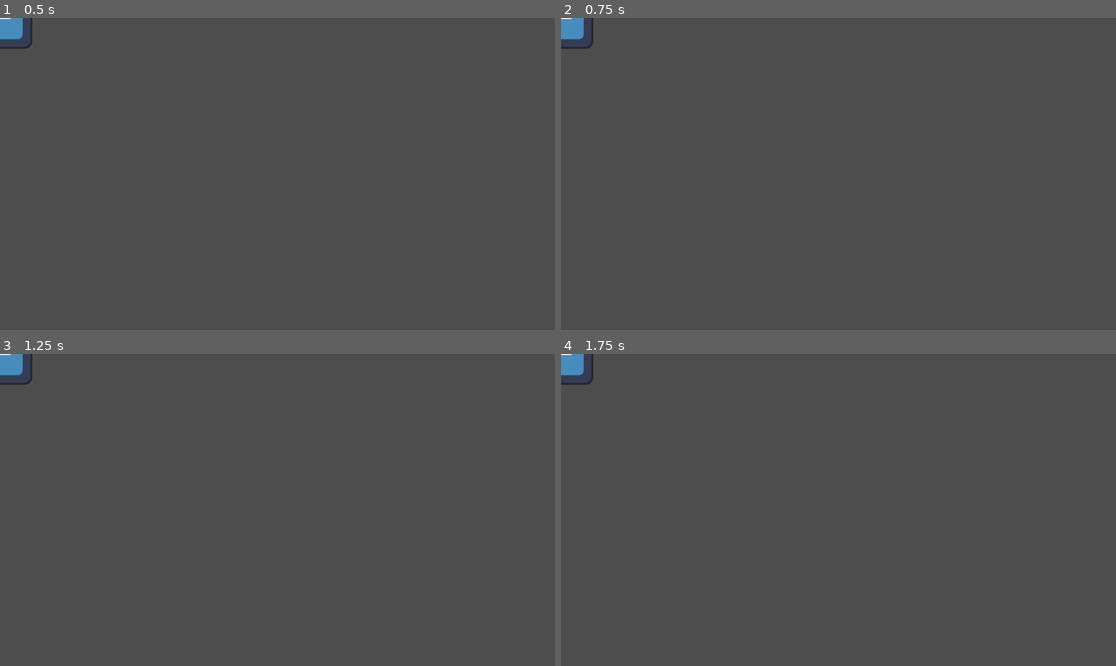
Above: before the commit, frames 1-4 (two rows, left to right).
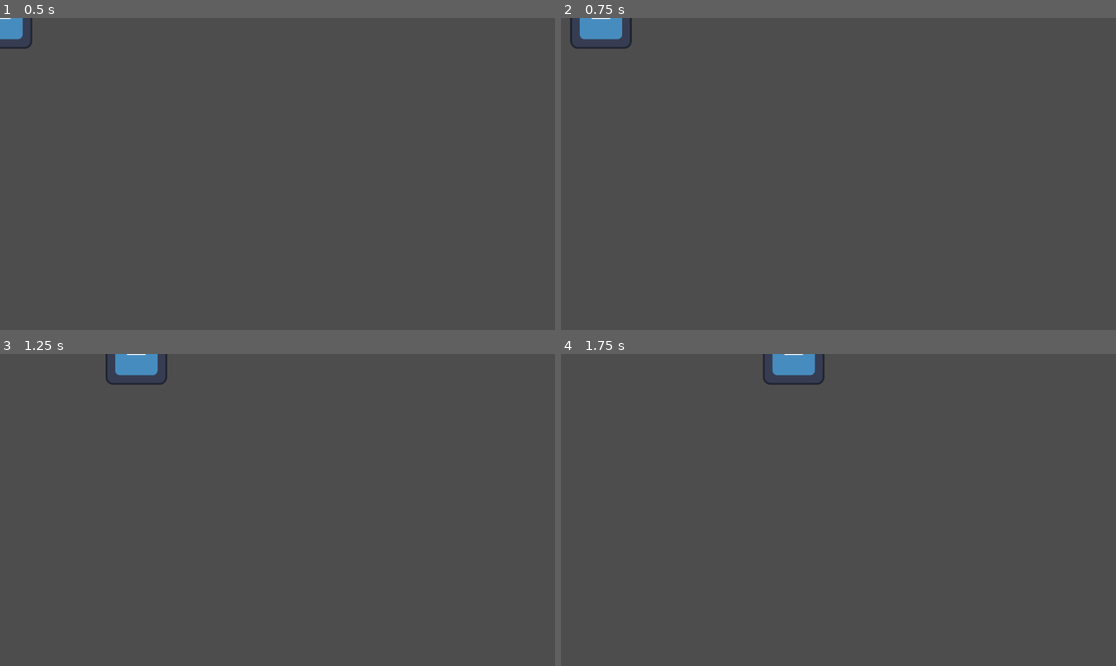
Above: after the commit, the same moments.

Repository: sthoni/winter_melonJam2023
Game: Godot game, scene res://level.tscn
The game is run twice, just before and just after one commit, with the same random seed, the same clock (stepped at 60 frames per second) and the same inputs. The project has no main scene, so this scene is started directly. The engine's default icon, where the game draws it, is replaced by a stand-in: a white triangle on a blue panel in a dark square.
Inputs (mouse positions are in pixels of both pictures, inside the frame that each line leads up to):
- Up to frame 1 (0.5 s): no input
- Up to frame 2 (0.75 s): tap Enter (ui_accept) at 0.5 s; move the mouse to (960, 158) at 0.52 s; hold D (ui_right) from 0.53 s (still down); hold E (ui_enchant, bound only after the commit) from 0.53 s (still down)
- Up to frame 3 (1.25 s): keep holding D (ui_right); keep holding E (ui_enchant, bound only after the commit); tap Enter (ui_accept) at 0.77, 0.8, 1.07 s
- Up to frame 4 (1.75 s): keep holding D (ui_right); move the mouse to (727, 525) at 1.27 s; release E (ui_enchant, bound only after the commit) at 1.28 s; tap Enter (ui_accept) at 1.35, 1.52 s; tap E (ui_enchant, bound only after the commit) at 1.55 s

Frame 1 is identical in both runs. In frame 2, 0.8% of the frame differs, in the area x 0-13%, y 0-10%; in frame 3, 1.0%; in frame 4, 1.0%, in the area x 0-48%, y 0-10%.

Commit message:
controls initiated

Diff:
--- /dev/null
+++ b/CharacterBody2D.gd
@@ -0,0 +1,58 @@
+extends CharacterBody2D
+
+@export var speed = 400 # speed in pixels/sec
+@export var rotation_speed = 1.5
+var target = Vector2.ZERO
+var rotation_direction = 0
+var enchanted = false
+var enchant = false
+const STANDARD_ROT_SPEED = 0.1
+
+func magicspell():
+	if enchanted:
+		return -1
+	return 1
+
+func rot_speed():
+	var rots = STANDARD_ROT_SPEED * magicspell()
+	return rots
+
+func get_input():
+	#rotation_direction = Input.get_axis("left", "right")
+	#velocity = transform.x * Input.get_axis("down", "up") * speed
+	#target = get_global_mouse_position()
+	target = Input.get_axis("ui_turn_left", "ui_turn_right")
+	enchanted = Input.is_action_pressed("ui_enchant")
+	var input_direction = Input.get_vector("ui_left", "ui_right", "ui_up", "ui_down")
+	velocity = input_direction * speed
+
+func _physics_process(delta):
+	get_input()
+	rotation += target * rot_speed()
+	move_and_slide()
+#
+#const SPEED = 300.0
+#const JUMP_VELOCITY = -400.0
+#
+## Get the gravity from the project settings to be synced with RigidBody nodes.
+#var gravity = ProjectSettings.get_setting("physics/2d/default_gravity")
+#
+#
+#func _physics_process(delta):
+	## Add the gravity.
+	#if not is_on_floor():
+		#velocity.y += gravity * delta
+#
+	## Handle jump.
+	#if Input.is_action_just_pressed("ui_accept") and is_on_floor():
+		#velocity.y = JUMP_VELOCITY
+#
+	## Get the input direction and handle the movement/deceleration.
+	## As good practice, you should replace UI actions with custom gameplay actions.
+	#var direction = Input.get_axis("ui_left", "ui_right")
+	#if direction:
+		#velocity.x = direction * SPEED
+	#else:
+		#velocity.x = move_toward(velocity.x, 0, SPEED)
+#
+	#move_and_slide()
--- a/character.tscn
+++ b/character.tscn
@@ -1,10 +1,12 @@
-[gd_scene load_steps=2 format=3 uid="uid://kbea53ahbnb4"]
+[gd_scene load_steps=3 format=3 uid="uid://kbea53ahbnb4"]
 
+[ext_resource type="Script" path="res://CharacterBody2D.gd" id="1_4q0yo"]
 [ext_resource type="Texture2D" uid="uid://ccap5h1w0knhr" path="res://icon.svg" id="1_w23ju"]
 
 [node name="Node2D" type="Node2D"]
 
 [node name="CharacterBody2D" type="CharacterBody2D" parent="."]
+script = ExtResource("1_4q0yo")
 
 [node name="Icon" type="Sprite2D" parent="CharacterBody2D"]
 position = Vector2(3, 0)
--- a/project.godot
+++ b/project.godot
@@ -18,16 +18,14 @@
 
 ui_left={
 "deadzone": 0.5,
-"events": [Object(InputEventKey,"resource_local_to_scene":false,"resource_name":"","device":0,"window_id":0,"alt_pressed":false,"shift_pressed":false,"ctrl_pressed":false,"meta_pressed":false,"pressed":false,"keycode":4194319,"physical_keycode":0,"key_label":0,"unicode":0,"echo":false,"script":null)
-, Object(InputEventJoypadButton,"resource_local_to_scene":false,"resource_name":"","device":0,"button_index":13,"pressure":0.0,"pressed":false,"script":null)
+"events": [Object(InputEventJoypadButton,"resource_local_to_scene":false,"resource_name":"","device":0,"button_index":13,"pressure":0.0,"pressed":false,"script":null)
 , Object(InputEventJoypadMotion,"resource_local_to_scene":false,"resource_name":"","device":0,"axis":0,"axis_value":-1.0,"script":null)
 , Object(InputEventKey,"resource_local_to_scene":false,"resource_name":"","device":-1,"window_id":0,"alt_pressed":false,"shift_pressed":false,"ctrl_pressed":false,"meta_pressed":false,"pressed":false,"keycode":0,"physical_keycode":65,"key_label":0,"unicode":97,"echo":false,"script":null)
 ]
 }
 ui_right={
 "deadzone": 0.5,
-"events": [Object(InputEventKey,"resource_local_to_scene":false,"resource_name":"","device":0,"window_id":0,"alt_pressed":false,"shift_pressed":false,"ctrl_pressed":false,"meta_pressed":false,"pressed":false,"keycode":4194321,"physical_keycode":0,"key_label":0,"unicode":0,"echo":false,"script":null)
-, Object(InputEventJoypadButton,"resource_local_to_scene":false,"resource_name":"","device":0,"button_index":14,"pressure":0.0,"pressed":false,"script":null)
+"events": [Object(InputEventJoypadButton,"resource_local_to_scene":false,"resource_name":"","device":0,"button_index":14,"pressure":0.0,"pressed":false,"script":null)
 , Object(InputEventJoypadMotion,"resource_local_to_scene":false,"resource_name":"","device":0,"axis":0,"axis_value":1.0,"script":null)
 , Object(InputEventKey,"resource_local_to_scene":false,"resource_name":"","device":-1,"window_id":0,"alt_pressed":false,"shift_pressed":false,"ctrl_pressed":false,"meta_pressed":false,"pressed":false,"keycode":0,"physical_keycode":68,"key_label":0,"unicode":100,"echo":false,"script":null)
 ]
@@ -48,6 +46,21 @@
 , Object(InputEventKey,"resource_local_to_scene":false,"resource_name":"","device":-1,"window_id":0,"alt_pressed":false,"shift_pressed":false,"ctrl_pressed":false,"meta_pressed":false,"pressed":false,"keycode":0,"physical_keycode":83,"key_label":0,"unicode":115,"echo":false,"script":null)
 ]
 }
+ui_turn_left={
+"deadzone": 0.5,
+"events": [Object(InputEventKey,"resource_local_to_scene":false,"resource_name":"","device":-1,"window_id":0,"alt_pressed":false,"shift_pressed":false,"ctrl_pressed":false,"meta_pressed":false,"pressed":false,"keycode":4194319,"physical_keycode":4194319,"key_label":4194319,"unicode":0,"echo":false,"script":null)
+]
+}
+ui_turn_right={
+"deadzone": 0.5,
+"events": [Object(InputEventKey,"resource_local_to_scene":false,"resource_name":"","device":-1,"window_id":0,"alt_pressed":false,"shift_pressed":false,"ctrl_pressed":false,"meta_pressed":false,"pressed":false,"keycode":0,"physical_keycode":4194321,"key_label":0,"unicode":0,"echo":false,"script":null)
+]
+}
+ui_enchant={
+"deadzone": 0.5,
+"events": [Object(InputEventKey,"resource_local_to_scene":false,"resource_name":"","device":-1,"window_id":0,"alt_pressed":false,"shift_pressed":false,"ctrl_pressed":false,"meta_pressed":false,"pressed":false,"keycode":0,"physical_keycode":69,"key_label":0,"unicode":101,"echo":false,"script":null)
+]
+}
 
 [rendering]
 
